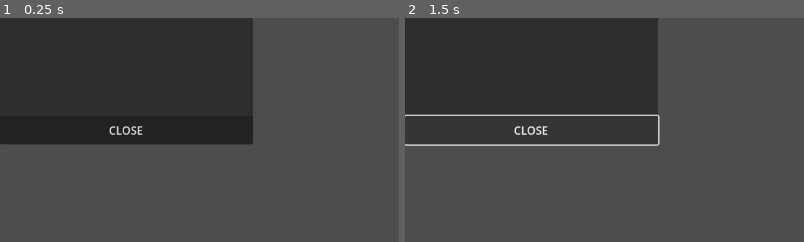
Above: before the commit, frames 1-2 (left to right).
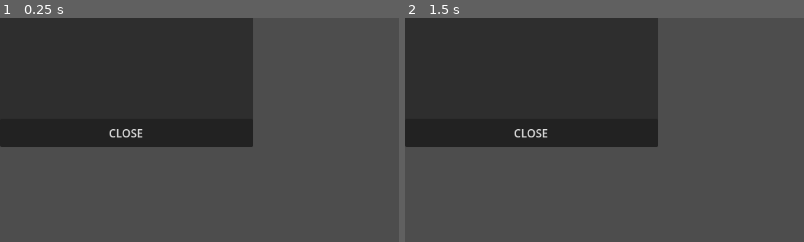
Above: after the commit, the same moments.

Repository: oldhame19/TTRPG
Game: Godot game, scene res://GUI/CombatUI/weapon_choice_menu.tscn
Same seed, same stepped clock (60 frames per second), same inputs: the game is played once before the commit and once after it. This scene is started directly instead of the project's main scene.
Inputs (mouse positions are % of the whole screen's width and height, from its top left):
- Up to frame 1 (0.25 s): no input
- Up to frame 2 (1.5 s): tap Enter (ui_accept) at 0.5, 0.77, 1.25 s; move the mouse to (72, 45) at 0.52 s; press the mouse at (72, 45) at 0.53 s; hold Right (ui_right) 0.53-1.28 s; move the mouse to (30, 55) at 1.27 s; release the mouse at (30, 55) at 1.28 s; hold Down (ui_down) from 1.28 s (still down); click (30, 55) at 1.35 s
The pictures show only the part of the screen within x 0-50%, y 33-83%; the shares and areas given below are measured in that part.

The runs differ from the first frame. In frame 1, 1.1% of the frame differs, in the area x 0-64%, y 48-58%; in frame 2, 1.8%, in the area x 0-64%, y 42-58%.
Error in both runs: Invalid access to property or key 'equipped_weapon' on a base object of type 'Nil'. (res://GUI/CombatUI/weapon_choice_menu.gd:24)

Commit message:
Reachable assistable cells implementation
With enemy hover display attackable cells fix

Diff:
--- a/GUI/ActionMenu/ActionMenu.gd
+++ b/GUI/ActionMenu/ActionMenu.gd
@@ -56,7 +56,7 @@
 			var weapon := slot.item_data as WeaponItemData
 
 			# Skip unusable weapons for this unit's class
-			if weapon.weapon_type not in unit.current_class.allowed_weapon_types:
+			if unit.current_class and weapon.weapon_type not in unit.current_class.allowed_weapon_types:
 				continue
 
 			# (Optional) Ammo check — skip sling with no stones
--- a/GUI/CombatUI/weapon_choice_menu.tscn
+++ b/GUI/CombatUI/weapon_choice_menu.tscn
@@ -7,7 +7,7 @@
 
 [node name="Panel" type="Panel" parent="."]
 offset_right = 365.0
-offset_bottom = 396.0
+offset_bottom = 400.0
 
 [node name="VBoxContainer" type="VBoxContainer" parent="Panel"]
 layout_mode = 1
--- a/GameBoard/Scripts/GameBoard.gd
+++ b/GameBoard/Scripts/GameBoard.gd
@@ -139,6 +139,29 @@
 
 	return assistable_cells
 
+func get_reachable_assistable_cells(unit: Unit) -> Array:
+	if unit == null or unit.grid == null:
+		return []
+
+	# Get all cells the unit can walk to (including current position)
+	var reachable_cells := _dijkstra(unit.cell, unit.move_range, false)
+	reachable_cells.append(unit.cell)
+
+	var assistable_cells := []
+
+	for move_cell in reachable_cells:
+		# For each reachable cell, check the 4 neighbors
+		for direction in DIRECTIONS:
+			var neighbor_cell = move_cell + direction
+			if _units.has(neighbor_cell):
+				var neighbor = _units[neighbor_cell]
+				# Valid ally (not self, not enemy)
+				if neighbor != null and is_instance_valid(neighbor) and neighbor!= unit and not neighbor.is_enemy:
+					if not assistable_cells.has(neighbor_cell):
+						assistable_cells.append(neighbor_cell)
+
+	return assistable_cells
+
 
 func get_attackable_cells(unit: Unit) -> Array:
 	if unit == null or unit.grid == null:
@@ -148,10 +171,10 @@
 	if _current_action_menu and _current_action_menu.attack_mode_active:
 		var cells_in_range := _flood_fill(unit.cell, unit.attack_range)
 		return cells_in_range.filter(func(cell):
-			return _units.has(cell) and is_instance_valid(_units[cell]) and _units[cell].is_enemy
+			return _units.has(cell) and is_instance_valid(_units[cell]) and (_units[cell].is_enemy != unit.is_enemy)  # Only opposing faction units
 		)
 
-	# Normal Mode: Get all cells attackable from any moveable tile
+	# Normal Mode: Get all cells attackable from any moveable tile (including empty cells within attack range beyond movement)
 	var reachable_cells := _dijkstra(unit.cell, unit.move_range, true)
 	reachable_cells.append(unit.cell) # include current tile
 
@@ -161,10 +184,22 @@
 		for curr_range in range(1, unit.attack_range + 1):
 			var flood_cells = _flood_fill(move_cell, curr_range)
 			for target_cell in flood_cells:
+				# Add if:
+				# - not in reachable_cells (outside movement range, so highlighted as attackable)
+				# - AND EITHER
+				#    * cell empty (no unit)
+				#    * OR cell has an enemy unit (not same allegiance)
 				if not reachable_cells.has(target_cell):
-					attackable_cells.append(target_cell)
+					if not _units.has(target_cell):
+						attackable_cells.append(target_cell)
+					else:
+						var target_unit = _units[target_cell]
+						if is_instance_valid(target_unit) and (target_unit.is_enemy != unit.is_enemy):
+							attackable_cells.append(target_cell)
 
 	return attackable_cells
+
+
 
 
 ## Helper: recursively search for a Unit instance inside node subtree
@@ -288,6 +323,8 @@
 					queue.push(coordinates, distance_to_node)
 
 	return movable_cells.filter(func(i): return i not in occupied_cells)
+
+
 
 
 func _move_active_unit(new_cell: Vector2) -> void:
@@ -379,9 +416,16 @@
 			var walkable_cells = get_walkable_cells(hovered_unit)
 			var attackable_cells = get_attackable_cells(hovered_unit)
 
+
 			_unit_overlay.clear()
 			_unit_overlay.draw_walkable_cells(walkable_cells)
 			_unit_overlay.draw_attackable_cells(attackable_cells)
+
+			if hovered_unit.current_class and hovered_unit.current_class.can_assist:
+				var assistable_cells = get_reachable_assistable_cells(hovered_unit)
+				_unit_overlay.draw_assistable_cells(assistable_cells)
+			else:
+				return
 		return
 
 	# Hovering over empty cell: clear overlays and panels
